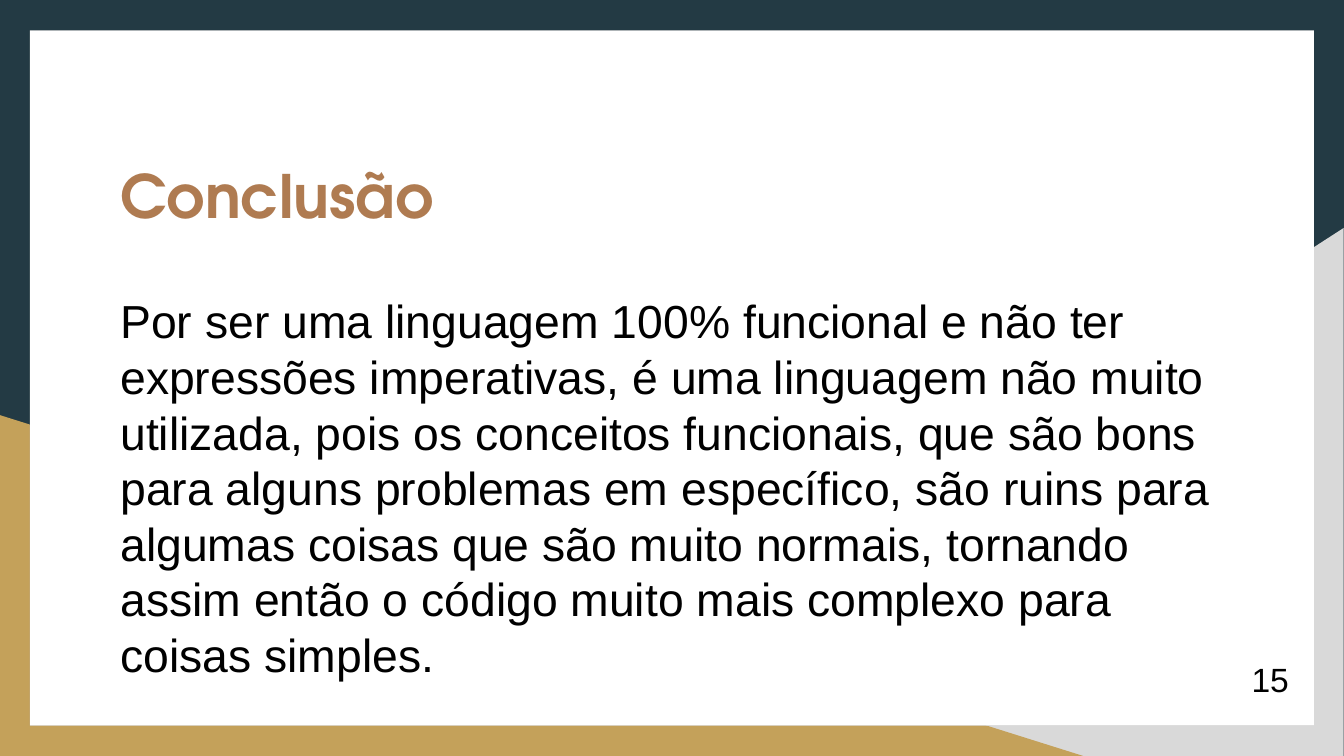
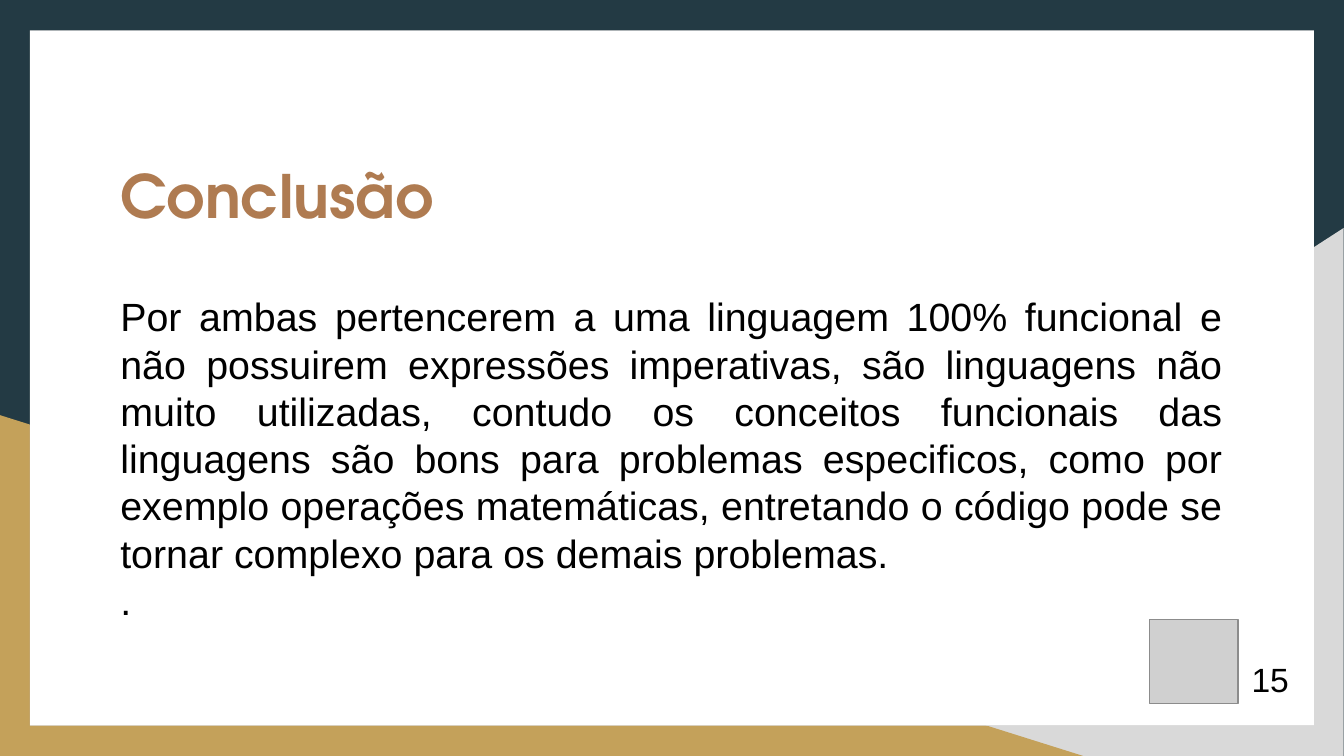
Before and after one commit to wellshiniti/Cat-Joy, a slide deck: slide 15 of PARADIGMA_FUNCIONAL__Linguagens_CAT_e_JOY_2.pptx (slide 14 before the commit). Drawn at 1344x756 pixels with LibreOffice and Linux fonts; fonts in the diff are those of the drawing; grey boxes stand for pictures. Boxes give left, top, right and bottom in pixels: in the first picture for what was removed or moved away, otherwise in the second. Text is boxed around its words. In the diff, an @@ line names an element or a change of style, - is before the commit and + after.

```diff
--- a/PARADIGMA_FUNCIONAL__Linguagens_CAT_e_JOY_2.pptx
+++ b/PARADIGMA_FUNCIONAL__Linguagens_CAT_e_JOY_2.pptx
@@ text at (x1=120, y1=302, x2=1222, y2=576): text changed; size 24.8 to 21.1 pt @@
-Por ser uma linguagem 100% funcional e não ter expressões imperativas, é uma linguagem não muito utilizada, pois os conceitos funcionais, que são bons para alguns problemas em específico, são ruins para algumas coisas que são muito normais, tornando assim então o código muito mais complexo para coisas simples.
+Por ambas pertencerem a uma linguagem 100% funcional e não possuirem expressões imperativas, são linguagens não muito utilizadas, contudo os conceitos funcionais das linguagens são bons para problemas especificos, como por exemplo operações matemáticas, entretando o código pode se tornar complexo para os demais problemas.
+.
@@ picture added at (x1=1150, y1=620, x2=1239, y2=703) @@
```
Also in this commit, not shown: 13 other slides changed, 1 slide added.
